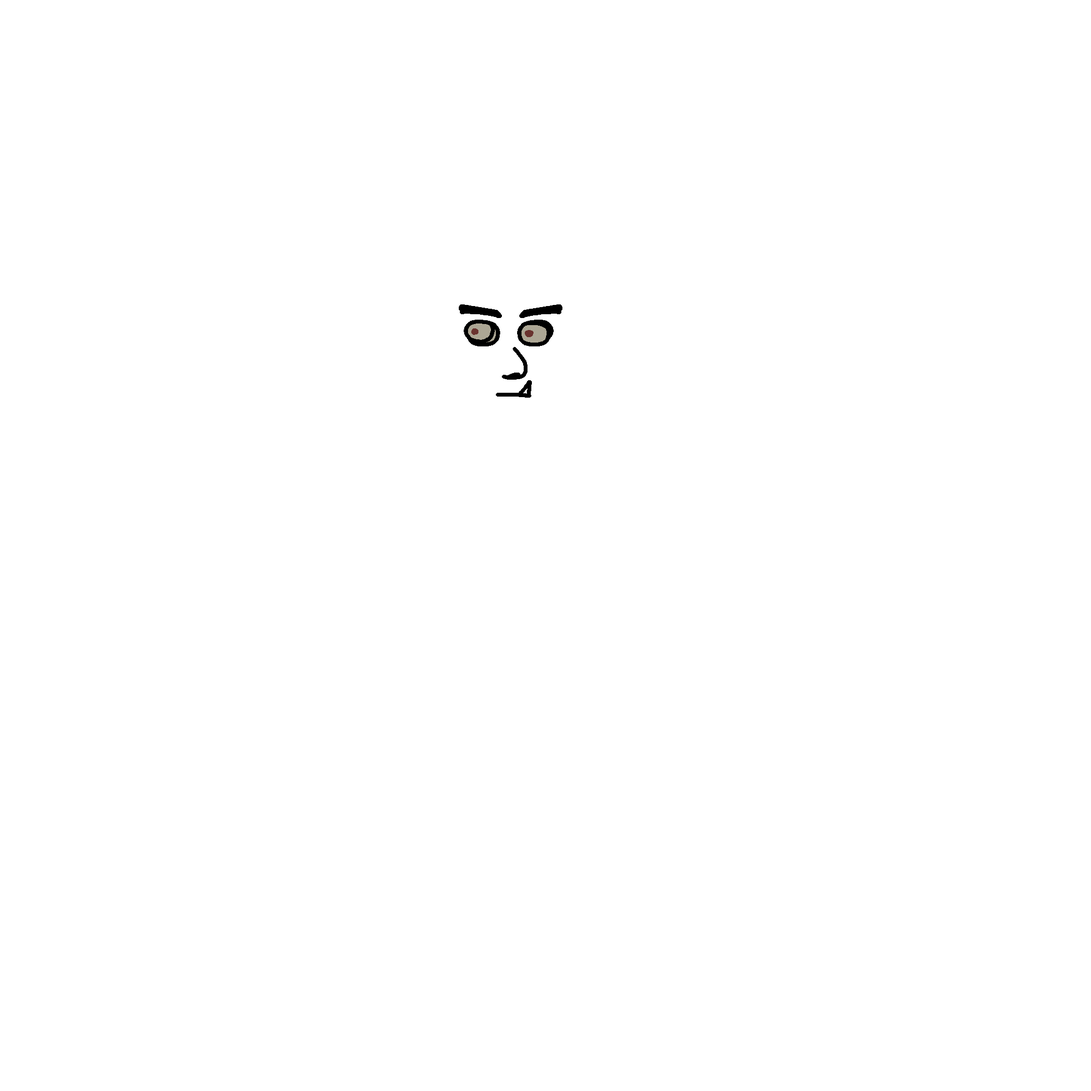
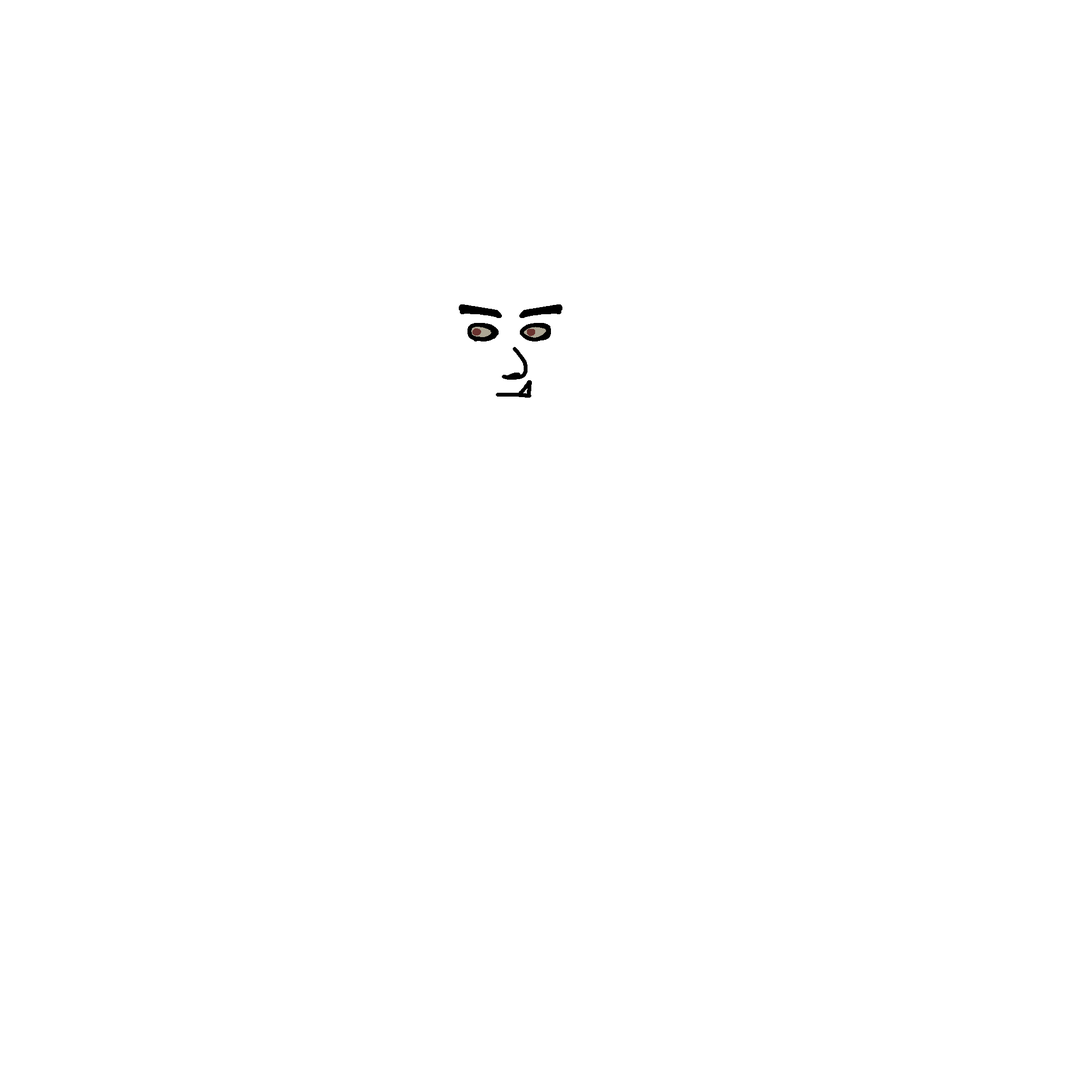
The second 1091x1091 image is a revision of the first. Changes to its layers:
removed layer "eye1_left" from group "eyes" over <box>463,319,554,347</box>
removed layer "eye1_right" from group "eyes" over <box>463,319,554,347</box>
added layer "eyeLeft" in group "eyes" over <box>463,319,554,342</box>
added layer "eyeRight" in group "eyes" over <box>463,319,554,342</box>
painted on "eye_1" over <box>466,319,554,347</box>
